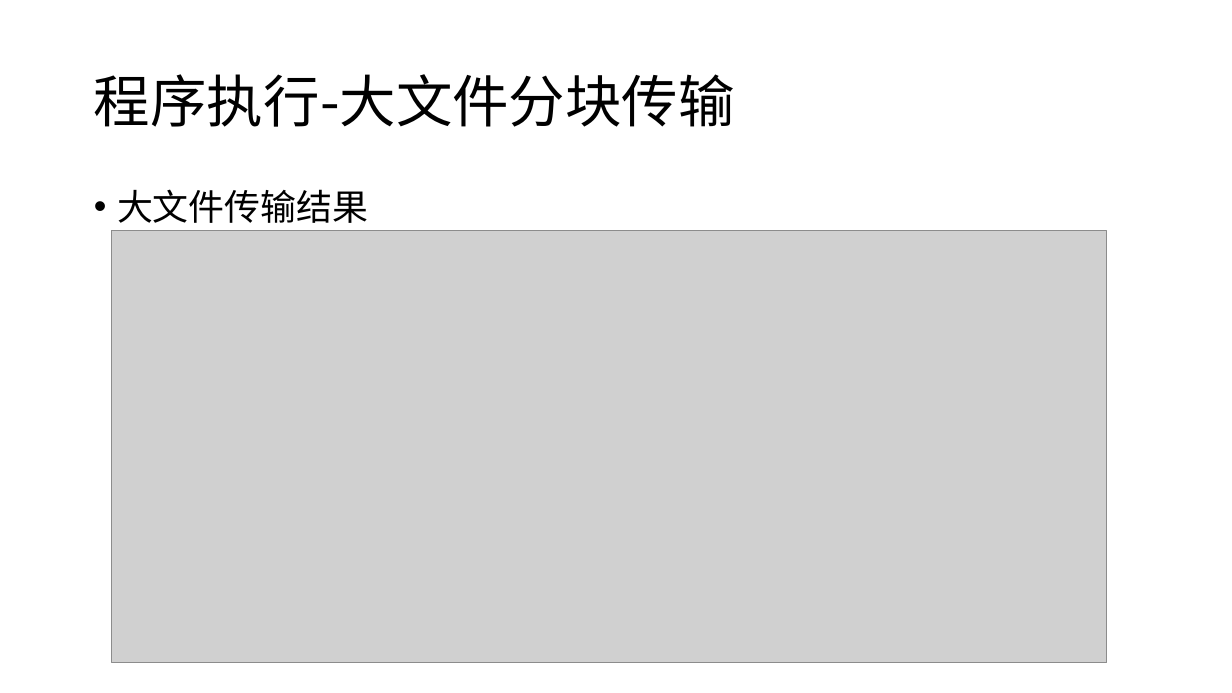
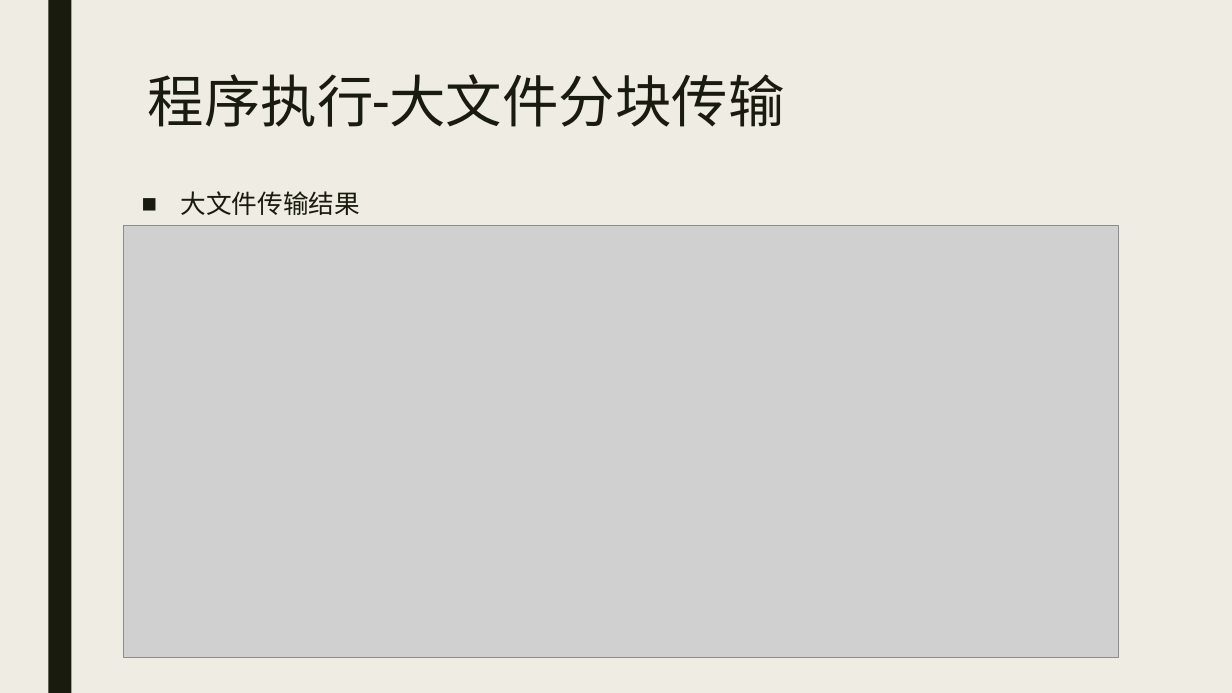
Before and after one commit to Caesarhhh/2021-Big-data-development, a slide deck: slide 20 of 大数据怎么存？/Big-data-homework1展示ppt.pptx. Drawn at 1232x693 pixels with LibreOffice and Linux fonts; fonts in the diff are those of the drawing; grey boxes stand for pictures. Boxes give left, top, right and bottom in pixels: in the first picture for what was removed or moved away, otherwise in the second. Text is boxed around its words. In the diff, an @@ line names an element or a change of style, - is before the commit and + after.

```diff
--- a/大数据怎么存？/Big-data-homework1展示ppt.pptx
+++ b/大数据怎么存？/Big-data-homework1展示ppt.pptx
@@ background #FFFFFF to #EFEDE3 @@
@@ rectangle added at (x1=48, y1=0, x2=71, y2=693), fill #191B0E @@
@@ title "程序执行-大文件分块传输" moved from (x1=94, y1=74, x2=735, y2=127) to (x1=148, y1=74, x2=785, y2=127) @@
@@ title "程序执行-大文件分块传输" at (x1=148, y1=74, x2=785, y2=127): font Noto Sans CJK SC to Roboto, text colour #000000 to #191B0E; line spacing 0.9 to 0.89; vertical alignment middle to top @@
@@ text "大文件传输结果" moved from (x1=117, y1=189, x2=368, y2=223) to (x1=180, y1=191, x2=360, y2=215) @@
@@ text "大文件传输结果" at (x1=180, y1=191, x2=360, y2=215): size 28 to 20 pt, font Noto Sans CJK SC to Roboto, text colour #000000 to #191B0E; bullet • to ■; line spacing 0.9 to 0.94; more space between paragraphs @@
@@ picture moved from (x1=112, y1=231, x2=1107, y2=664) to (x1=123, y1=226, x2=1118, y2=659) @@
```
Also in this commit, not shown: 22 other slides changed.
